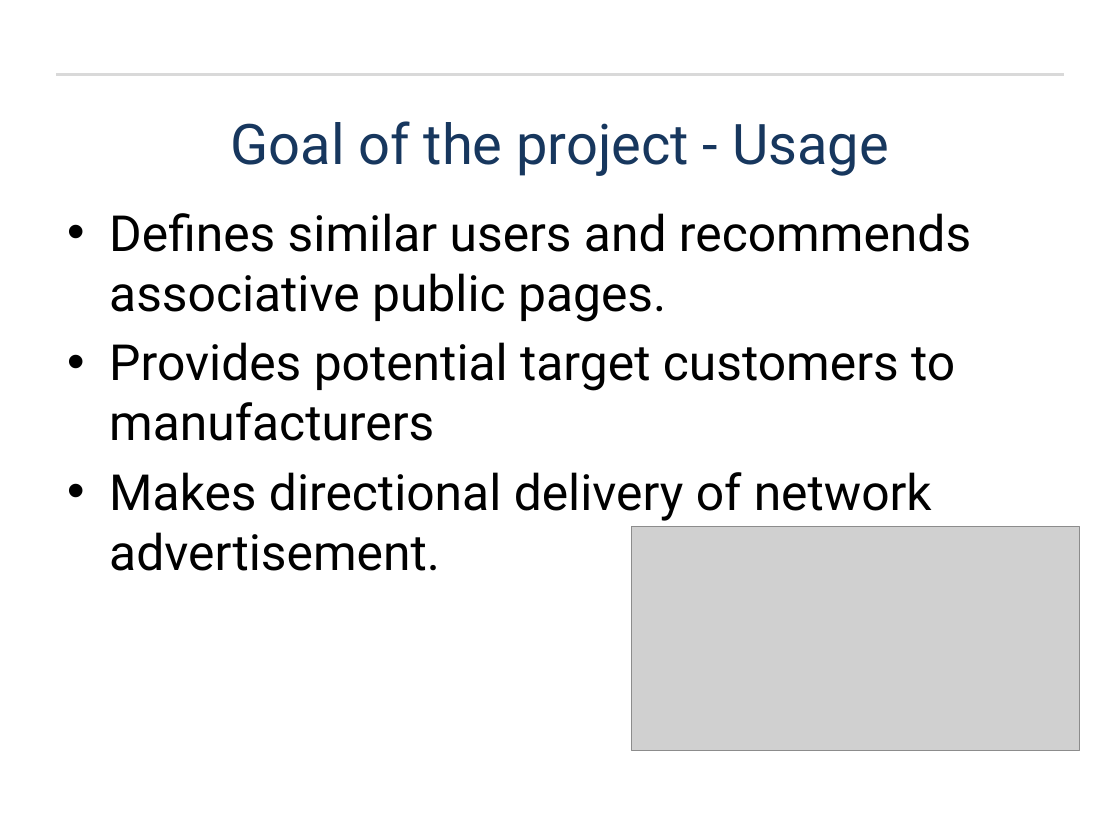
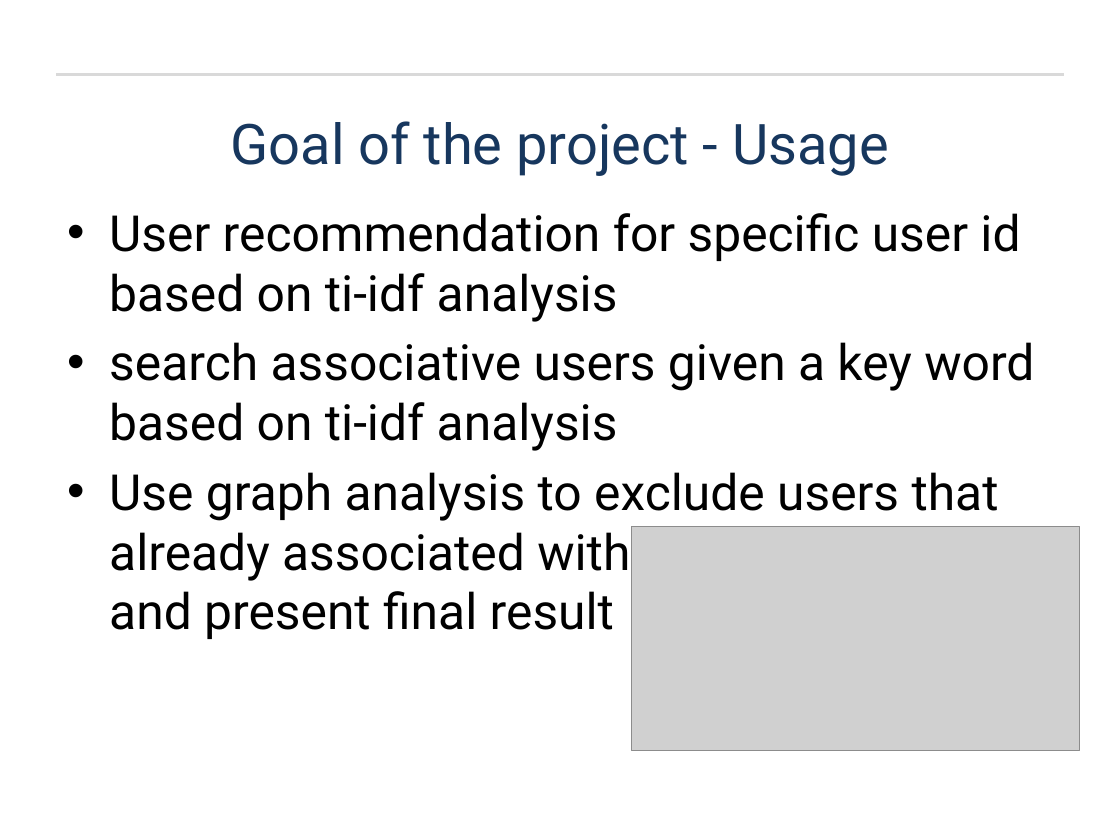
Before and after one commit to hu-chenx/scala_final_project, a slide deck: slide 2 of Facebook_Project_Pro_Pre_0316 .pptx. Drawn at 1120x840 pixels with LibreOffice and Linux fonts; fonts in the diff are those of the drawing; grey boxes stand for pictures; background and template pictures are left out. Boxes give left, top, right and bottom in pixels: in the first picture for what was removed or moved away, otherwise in the second. Text is boxed around its words. In the diff, an @@ line names an element or a change of style, - is before the commit and + after.

Commit message:
update slide

```diff
--- a/Facebook_Project_Pro_Pre_0316 .pptx
+++ b/Facebook_Project_Pro_Pre_0316 .pptx
@@ text at [109,213,1034,639]: text changed @@
-• Defines similar users and recommends associative public pages.
-• Provides potential target customers to manufacturers
-• Makes directional delivery of network advertisement.
+• User recommendation for specific user id based on ti-idf analysis
+• search associative users given a key word based on ti-idf analysis
+• Use graph analysis to exclude users that already associated with then given user and present final result
```
Also in this commit, not shown: 1 other slide changed, 1 other file.
